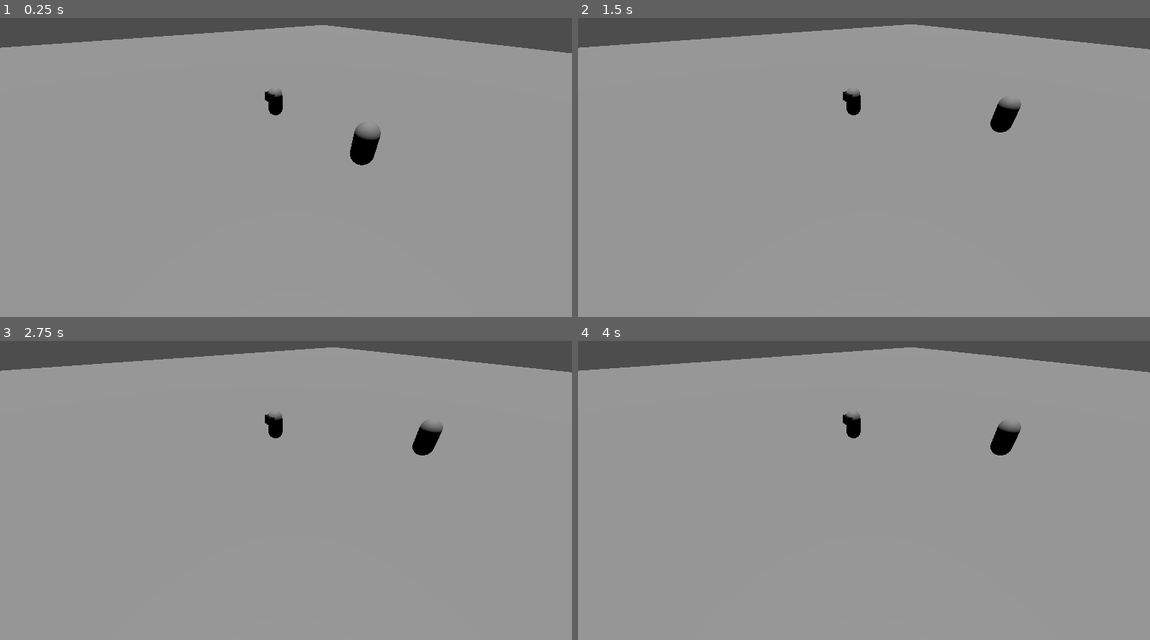
Above: before the commit, frames 1-4 (two rows, left to right).
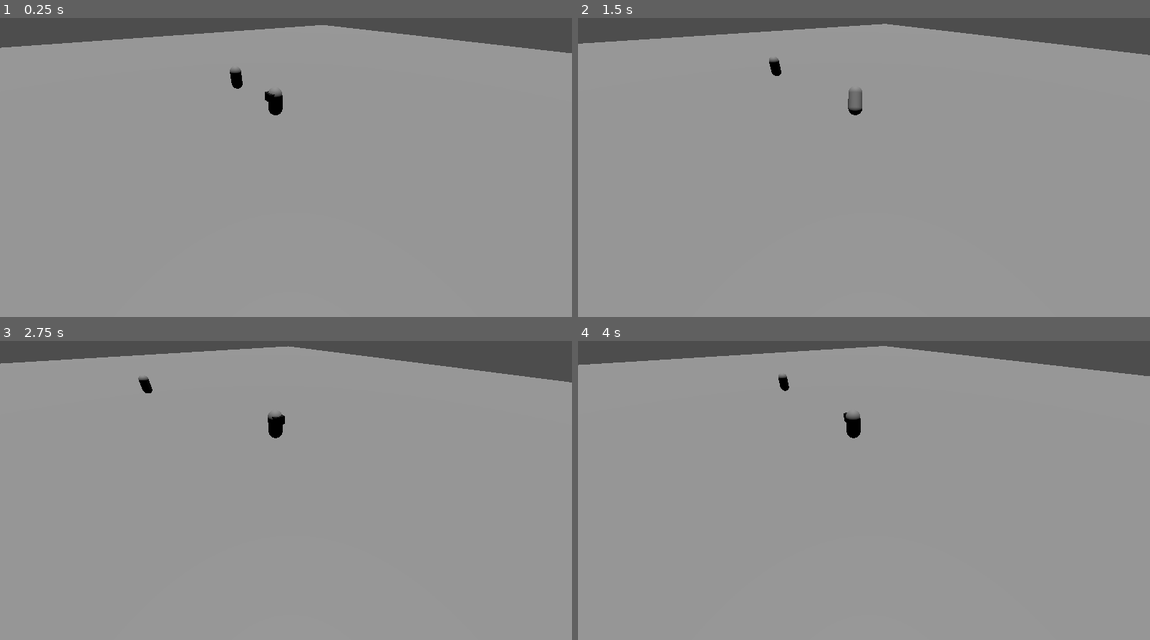
Above: after the commit, the same moments.

Repository: stuffy81/Borait_Prototype
Game: Godot game, scene res://Scenes/test.tscn
Same seed, same stepped clock (60 frames per second), same inputs: the game is played once before the commit and once after it.
Inputs:
- Up to frame 1 (0.25 s): no input
- Up to frame 2 (1.5 s): tap Enter at 0.5 s; hold Right (ui_right) 0.53-1.28 s; hold K (ATTACK_MELEE) 0.53-1.28 s; hold Down (ui_down) from 1.28 s (still down); tap K (ATTACK_MELEE) at 1.35 s
- Up to frame 3 (2.75 s): release Down (ui_down) at 2.03 s; hold Right (ui_right) from 2.03 s (still down); hold K (ATTACK_MELEE) from 2.03 s (still down)
- Up to frame 4 (4 s): release Right (ui_right) at 2.78 s; release K (ATTACK_MELEE) at 2.78 s; hold Up (ui_up) 2.78-3.53 s; tap K (ATTACK_MELEE) at 2.85 s; hold Left (ui_left) from 3.53 s (still down); hold K (ATTACK_MELEE) from 3.53 s (still down)

The runs differ from the first frame. In frame 1, 0.6% of the frame differs, in the area x 40-67%, y 16-50%; in frame 2, 1.9%; in frame 3, 2.6%, in the area x 0-100%, y 1-39%; in frame 4, 1.7%.

Commit message:
Se hicieron cambios en el Estado de Ataque Cuerpo a Cuerpo del Player

Diff:
--- a/Resources/AttackProperties.gd
+++ b/Resources/AttackProperties.gd
@@ -1,4 +1,5 @@
 class_name AttackProperties extends Resource
 
 @export var impulse_attack : float = 0.0
+@export var impulse_to_target : float = 0.0
 @export var demage : float = 0.0
--- a/Scenes/player.tscn
+++ b/Scenes/player.tscn
@@ -8,17 +8,19 @@
 [ext_resource type="Script" uid="uid://g0leeo8w2srt" path="res://Scripts/PlayerStates/MovePlayer.gd" id="5_fkybt"]
 [ext_resource type="Script" uid="uid://1ia4fsnhkemn" path="res://Scripts/PlayerStates/AttackMeleePlayer.gd" id="6_3smsa"]
 [ext_resource type="Script" uid="uid://b6maau87ndfip" path="res://Scripts/PlayerStates/LaunchObjects.gd" id="7_8erm5"]
+[ext_resource type="Script" uid="uid://bqesj33hjsnmc" path="res://Scripts/Area_attack_player.gd" id="9_f1ek2"]
 
 [sub_resource type="Resource" id="Resource_fkybt"]
 script = ExtResource("2_vgqql")
-speed = 350.0
+speed = 600.0
 health = 0.0
-speed_tween = 0.5
+speed_tween = 0.2
 metadata/_custom_type_script = "uid://ckol6w8wh1kok"
 
 [sub_resource type="Resource" id="Resource_f1ek2"]
 script = ExtResource("3_8erm5")
-impulse_attack = 5.0
+impulse_attack = 2.0
+impulse_to_target = 1.0
 demage = 0.0
 metadata/_custom_type_script = "uid://cwr3gqvh6px7a"
 
@@ -52,22 +54,6 @@
 "values": [Vector3(0, 0, 0)]
 }
 
-[sub_resource type="Animation" id="Animation_3smsa"]
-resource_name = "ATTACK_MELEE"
-length = 0.3
-tracks/0/type = "value"
-tracks/0/imported = false
-tracks/0/enabled = true
-tracks/0/path = NodePath("ModelPlayer:rotation")
-tracks/0/interp = 1
-tracks/0/loop_wrap = true
-tracks/0/keys = {
-"times": PackedFloat32Array(0, 0.1),
-"transitions": PackedFloat32Array(1, 1),
-"update": 0,
-"values": [Vector3(0, 0, 0), Vector3(0.546288, 0.942478, 0)]
-}
-
 [sub_resource type="Animation" id="Animation_8erm5"]
 length = 0.001
 tracks/0/type = "value"
@@ -83,9 +69,59 @@
 "values": [Vector3(0, 0, 0)]
 }
 
+[sub_resource type="Animation" id="Animation_3smsa"]
+resource_name = "ATTACK_MELEE_1"
+length = 0.3
+tracks/0/type = "value"
+tracks/0/imported = false
+tracks/0/enabled = true
+tracks/0/path = NodePath("ModelPlayer:rotation")
+tracks/0/interp = 1
+tracks/0/loop_wrap = true
+tracks/0/keys = {
+"times": PackedFloat32Array(0, 0.1),
+"transitions": PackedFloat32Array(1, 1),
+"update": 0,
+"values": [Vector3(0, 0, 0), Vector3(0.546288, 0.942478, 0)]
+}
+
+[sub_resource type="Animation" id="Animation_f1ek2"]
+resource_name = "ATTACK_MELEE_2"
+length = 0.3
+tracks/0/type = "value"
+tracks/0/imported = false
+tracks/0/enabled = true
+tracks/0/path = NodePath("ModelPlayer:rotation")
+tracks/0/interp = 1
+tracks/0/loop_wrap = true
+tracks/0/keys = {
+"times": PackedFloat32Array(0, 0.1),
+"transitions": PackedFloat32Array(1, 1),
+"update": 0,
+"values": [Vector3(0.546288, 0.942478, 0), Vector3(0.802851, -1.24267, 0)]
+}
+
+[sub_resource type="Animation" id="Animation_tx1dd"]
+resource_name = "ATTACK_MELEE_3"
+length = 0.3
+tracks/0/type = "value"
+tracks/0/imported = false
+tracks/0/enabled = true
+tracks/0/path = NodePath("ModelPlayer:rotation")
+tracks/0/interp = 1
+tracks/0/loop_wrap = true
+tracks/0/keys = {
+"times": PackedFloat32Array(0, 0.08),
+"transitions": PackedFloat32Array(1, 1),
+"update": 0,
+"values": [Vector3(0.802851, -1.24267, 0), Vector3(-0.18675, 1.2706, 0)]
+}
+
 [sub_resource type="AnimationLibrary" id="AnimationLibrary_fkybt"]
 _data = {
-&"ATTACK_MELEE": SubResource("Animation_3smsa"),
+&"ATTACK_MELEE_1": SubResource("Animation_3smsa"),
+&"ATTACK_MELEE_2": SubResource("Animation_f1ek2"),
+&"ATTACK_MELEE_3": SubResource("Animation_tx1dd"),
 &"IDLE": SubResource("Animation_vgqql"),
 &"RESET": SubResource("Animation_8erm5")
 }
@@ -99,6 +135,7 @@
 shape = SubResource("CapsuleShape3D_f60y1")
 
 [node name="ModelPlayer" type="Node3D" parent="."]
+transform = Transform3D(1, 0, 0, 0, 1, 0, 0, 0, 1, 0, 0, 0)
 
 [node name="Head" type="MeshInstance3D" parent="ModelPlayer"]
 transform = Transform3D(1, 0, 0, 0, 1, 0, 0, 0, 1, 0, 0.40951, 0.256003)
@@ -124,12 +161,16 @@
 [node name="LAUNCH_OBJECTS" type="Node" parent="StateMachine"]
 script = ExtResource("7_8erm5")
 
-[node name="AreaAttack" type="Area3D" parent="."]
+[node name="TargetDetector" type="Area3D" parent="."]
+script = ExtResource("9_f1ek2")
 
-[node name="CollisionShape3D" type="CollisionShape3D" parent="AreaAttack"]
+[node name="CollisionShape3D" type="CollisionShape3D" parent="TargetDetector"]
 shape = SubResource("BoxShape3D_3smsa")
 
 [node name="AnimationPlayer" type="AnimationPlayer" parent="."]
 libraries = {
 &"": SubResource("AnimationLibrary_fkybt")
 }
+
+[connection signal="body_entered" from="TargetDetector" to="TargetDetector" method="_on_target_entered"]
+[connection signal="body_exited" from="TargetDetector" to="TargetDetector" method="_on_target_exited"]
--- a/Scenes/test.tscn
+++ b/Scenes/test.tscn
@@ -36,10 +36,10 @@
 transform = Transform3D(1, 0, 0, 0, -0.0110652, 0.999939, 0, -0.999939, -0.0110652, 0, 12.2054, 0)
 
 [node name="BodyTEST" type="CharacterBody3D" parent="."]
+transform = Transform3D(1, 0, 0, 0, 1, 0, 0, 0, 1, -6.92022, 0.981486, 0)
 
 [node name="CollisionShape3D" type="CollisionShape3D" parent="BodyTEST"]
 shape = SubResource("CapsuleShape3D_8od7v")
 
 [node name="MeshInstance3D" type="MeshInstance3D" parent="BodyTEST"]
-transform = Transform3D(1, 0, 0, 0, 1, 0, 0, 0, 1, 7.76634, 1.83418, 0.47346)
 mesh = SubResource("CapsuleMesh_qc4db")
--- /dev/null
+++ b/Scripts/Area_attack_player.gd
@@ -0,0 +1,12 @@
+extends Area3D
+class_name TargetDetector
+
+var target : CharacterBody3D
+
+func _on_target_entered(body: Node3D) -> void:
+	if body != get_parent() and body is CharacterBody3D:
+		target = body
+
+func _on_target_exited(body: Node3D) -> void:
+	if body != get_parent() and body is CharacterBody3D:
+		target = null
--- a/Scripts/Player.gd
+++ b/Scripts/Player.gd
@@ -5,7 +5,7 @@
 @export var properties_attack : AttackProperties = AttackProperties.new()
 
 @onready var animation_player : AnimationPlayer = $AnimationPlayer
-@onready var AreaAttack : Area3D = $AreaAttack
+@onready var Target_Detector : TargetDetector = $TargetDetector
 
 var animations_bases : AnimationsCommons = AnimationsCommons.new()
 var animations_player : AnimationsPlayer = AnimationsPlayer.new()
--- a/Scripts/PlayerStates/AttackMeleePlayer.gd
+++ b/Scripts/PlayerStates/AttackMeleePlayer.gd
@@ -10,36 +10,72 @@
 
 var used_anims = []
 
+func _on_unhandled_key_input(event: InputEvent) -> void:
+	if event.is_action_pressed("ATTACK_MELEE"):
+		_call_attack_methods()
+
 func _enter():
+	enemie = player.Target_Detector.target
+
 	_connect_signals(player.animation_player, _finish_attack, "animation_finished")
+	_call_attack_methods()
+
+func _exit():
+	used_anims.clear()
+
+func _call_attack_methods():
+	_rot_to()
 	_impulse_to_attack()
+	_attack_character()
+	_handled_anim()
 
 func _finish_attack(anim_name):
-	if anim_name == player.animations_player.ATTACK_MELEE:
-		state_machine._change_state(player.states_bases.IDLE)
+	state_machine._change_state(player.states_bases.IDLE)
+
+func _attack_character():
+	if enemie:
+		var direction_to = (player.get_global_transform().basis.z.normalized() - enemie.global_position) * -player.properties_attack.impulse_to_target
+		_impulse_character(enemie , Vector3(direction_to.x, player.global_position.y , direction_to.y))
+		print(player.get_global_transform().basis.z.normalized() - enemie.global_position, "Se impulso al enemigo")
 
 func _impulse_to_attack():
 	var tween = create_tween().set_trans(Tween.TRANS_LINEAR).set_ease(Tween.EASE_IN_OUT)
-
-	if enemie:
-		var direction = enemie.global_position - player.global_position
-		player.rotation.y = atan2(direction.x , direction.z)
 
 	var impulse = player.properties_attack.impulse_attack
 	var speed_tween = player.properties_characters.speed_tween
 	var impulse_direction = (player.get_global_transform().basis.z * impulse)  + player.global_position
 	tween.tween_property(player, 'global_position', impulse_direction, speed_tween)
 
+func  _impulse_character(node, direction):
+	var tween = create_tween().set_trans(Tween.TRANS_LINEAR).set_ease(Tween.EASE_IN_OUT)
+
+	var speed_tween = player.properties_characters.speed_tween
+	tween.tween_property(node, "global_position", direction, speed_tween)
+
 func _handled_anim():
-	var anim_name
 
 	for anim in array_anims:
-		pass
+		if not anim in used_anims:
+			_run_animations(player.animation_player , anim)
+			used_anims.append(anim)
+			break
 
-func target_entered(body: Node3D):
-	if body != player:
-		enemie = body
+	if used_anims.size() == array_anims.size():
+		used_anims.clear()
 
-func target_exited(body: Node3D):
-	if body != player:
-		enemie = null
+func _rot_to():
+	var rot
+	var target_rotation
+
+	if enemie:
+		var direction = enemie.global_position - player.global_position
+		target_rotation = atan2(direction.x , direction.z)
+	else:
+		var axis = _get_axis()
+		target_rotation = atan2(axis.x , axis.y)
+
+	if target_rotation:
+		rot = target_rotation
+
+	if rot:
+		player.rotation.y = rot
Not shown: 1 places in Scenes/player.tscn that only renumber resources
Not shown, added: Scripts/Area_attack_player.gd.uid
